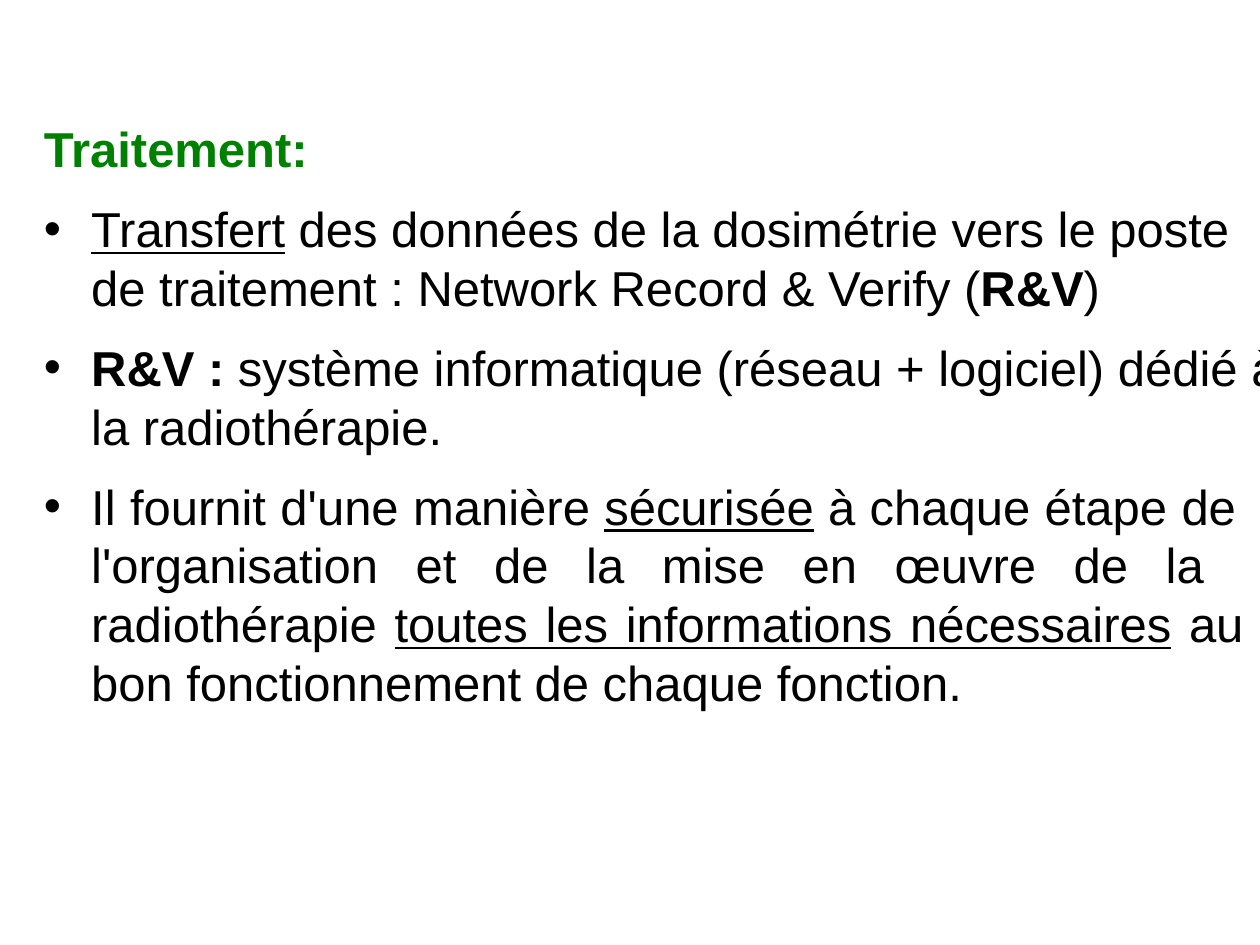
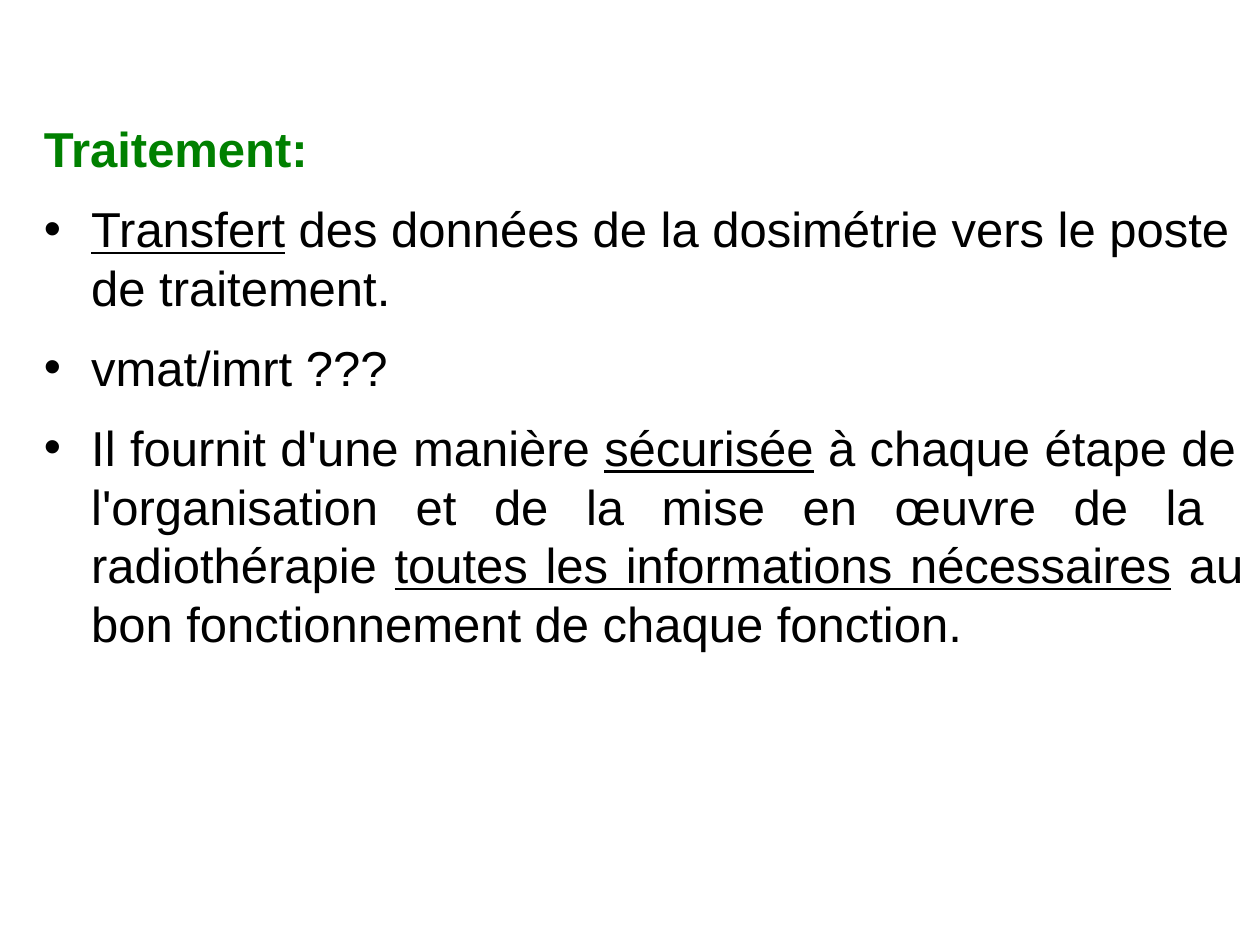
Before and after one commit to ay-learn/RT-ORL, a slide deck: slide 26 of power-point/biophysique.pptx (slide 27 before the commit). Drawn at 1260x945 pixels with LibreOffice and Linux fonts; fonts in the diff are those of the drawing; background and template pictures are left out. Boxes give left, top, right and bottom in pixels: in the first picture for what was removed or moved away, otherwise in the second. Text is boxed around its words. In the diff, an @@ line names an element or a change of style, - is before the commit and + after.

```diff
--- a/power-point/biophysique.pptx
+++ b/power-point/biophysique.pptx
@@ text at box(91, 211, 1229, 387): text changed @@
-• Transfert des données de la dosimétrie vers le poste de traitement : Network Record & Verify (R&V)
-• R&V : système informatique (réseau + logiciel) dédié à la radiothérapie.
+• Transfert des données de la dosimétrie vers le poste de traitement.
+• vmat/imrt ???
```
Also in this commit, not shown: 12 other slides changed, 1 slide added, 2 slides removed.
